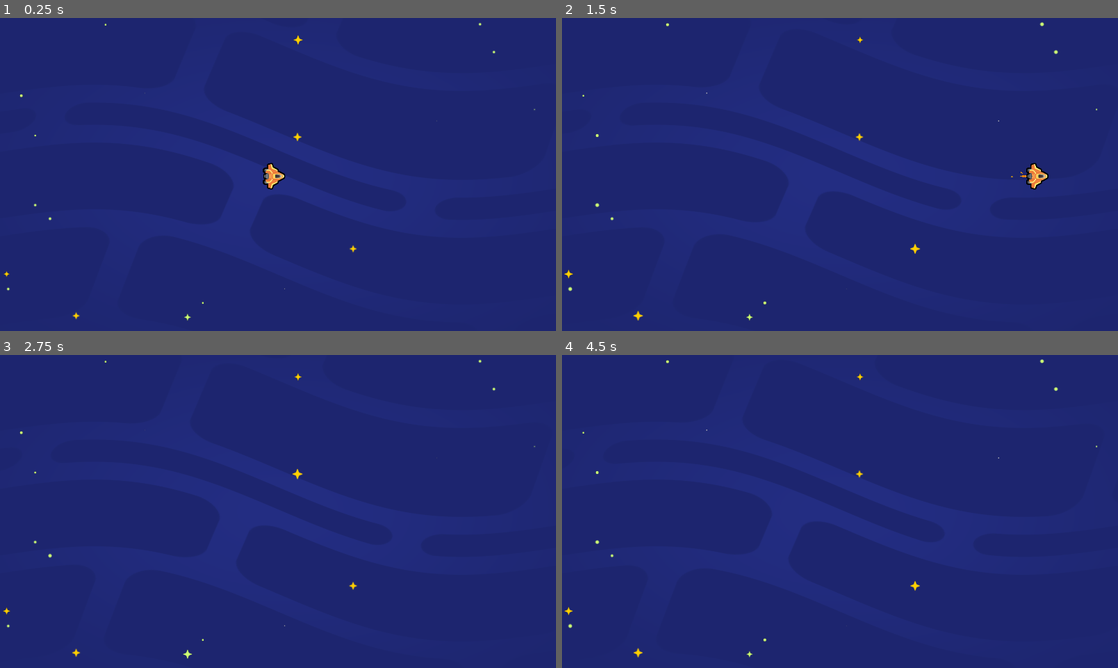
Above: before the commit, frames 1-4 (two rows, left to right).
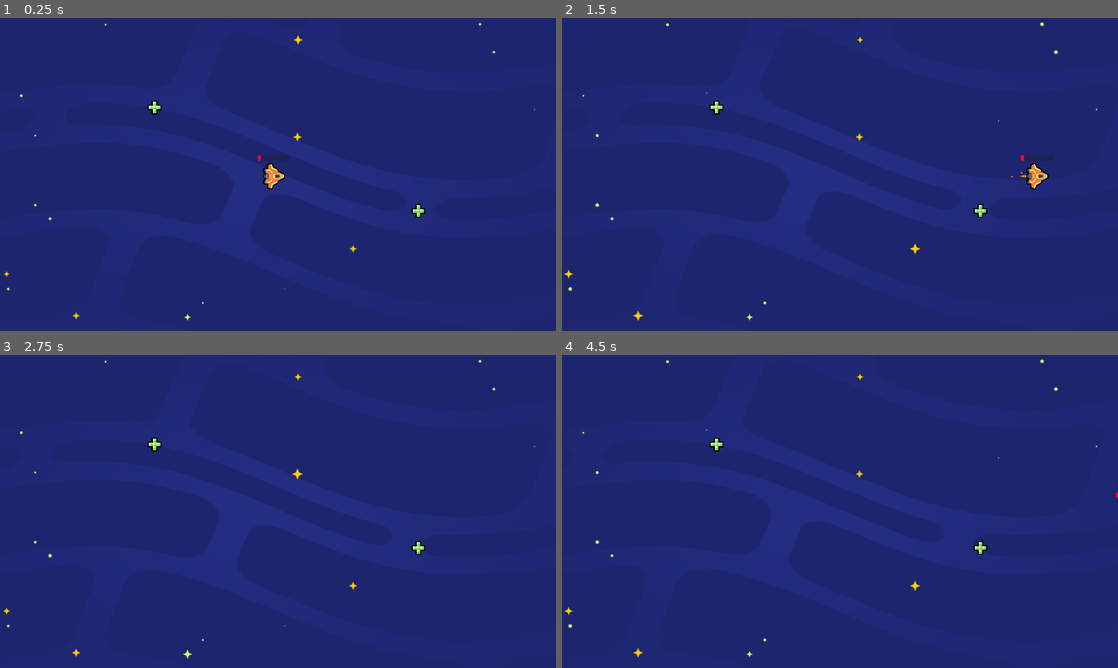
Above: after the commit, the same moments.

Repository: jonathanngkh/gdquest-jon
Game: Godot game, scene res://lessons/space_level.tscn
The game is run twice, just before and just after one commit, with the same random seed, the same clock (stepped at 60 frames per second) and the same inputs.
Inputs (mouse positions are in pixels of both pictures, inside the frame that each line leads up to):
- Up to frame 1 (0.25 s): no input
- Up to frame 2 (1.5 s): tap Enter at 0.5 s; move the mouse to (962, 158) at 0.52 s; press the mouse at (962, 158) at 0.53 s; hold D (move_right) 0.53-1.25 s; tap Space at 0.77 s; release the mouse at (962, 158) at 1.25 s; drag from (728, 190) to (984, 177) at 1.27 s
- Up to frame 3 (2.75 s): move the mouse to (333, 442) at 2.02 s; hold D (move_right) from 2.03 s (still down); tap Z at 2.1 s
- Up to frame 4 (4.5 s): release D (move_right) at 2.75 s; drag from (812, 574) to (673, 464) at 2.77 s; tap Space at 3.5, 3.77 s; move the mouse to (1006, 558) at 3.52 s; hold A (move_left) 3.53-4.25 s; hold Right mouse button (right_click) 3.53-4.25 s; drag from (673, 464) to (756, 433) at 4.27 s

The runs differ from the first frame. In frame 1, 0.2% of the frame differs, in the area x 26-77%, y 26-64%; in frame 2, 0.2%, in the area x 26-89%, y 26-64%; in frame 3, 0.1%; in frame 4, 0.2%.

Commit message:
health packs add health

Diff:
--- a/M05.loot_it_all_workbook/lessons/ship.gd
+++ b/M05.loot_it_all_workbook/lessons/ship.gd
@@ -1,9 +1,19 @@
 extends Area2D
+
+@onready var sprite_2d: Sprite2D = $Sprite2D
+@onready var collision_polygon_2d: CollisionPolygon2D = $CollisionPolygon2D
+@onready var health_bar: ProgressBar = $UI/HealthBar
 
 
 var max_speed := 1200.0
 var velocity := Vector2(0, 0)
 var steering_factor := 3.0
+var health := 10.0
+var heal_amount := 10
+
+func _ready() -> void:
+	area_entered.connect(_on_area_entered)
+	set_health(health)
 
 
 func _process(delta: float) -> void:
@@ -20,4 +30,14 @@
 	position += velocity * delta
 
 	if velocity.length() > 0.0:
-		rotation = velocity.angle()
+		sprite_2d.rotation = velocity.angle()
+		collision_polygon_2d.rotation = velocity.angle()
+
+
+func _on_area_entered(area_that_entered: Area2D) -> void:
+	set_health(health + heal_amount)
+
+
+func set_health(new_health: int) -> void:
+	health = new_health
+	health_bar.value = health
--- a/M05.loot_it_all_workbook/lessons/ship.tscn
+++ b/M05.loot_it_all_workbook/lessons/ship.tscn
@@ -1,9 +1,16 @@
-[gd_scene load_steps=5 format=3 uid="uid://dmv50krf4bo5r"]
+[gd_scene load_steps=6 format=3 uid="uid://dmv50krf4bo5r"]
 
 [ext_resource type="Texture2D" uid="uid://bniyrxn3r2v8h" path="res://assets/ship.png" id="3_pdppw"]
 [ext_resource type="Script" path="res://lessons/ship.gd" id="4_p1sls"]
 [ext_resource type="PackedScene" uid="uid://dgf54k70yiiff" path="res://assets/ship_visual_effects/main_thruster/main_thruster.tscn" id="5_q7c3l"]
 [ext_resource type="PackedScene" uid="uid://bklom8bhpxg4h" path="res://assets/ship_visual_effects/side_thruster/side_thruster.tscn" id="6_1updt"]
+
+[sub_resource type="StyleBoxFlat" id="StyleBoxFlat_lcifr"]
+bg_color = Color(0.996078, 0, 0.231373, 1)
+corner_radius_top_left = 4
+corner_radius_top_right = 4
+corner_radius_bottom_right = 4
+corner_radius_bottom_left = 4
 
 [node name="Ship" type="Area2D"]
 script = ExtResource("4_p1sls")
@@ -25,3 +32,19 @@
 
 [node name="CollisionPolygon2D" type="CollisionPolygon2D" parent="."]
 polygon = PackedVector2Array(-8, -40, 40, 0, -8, 40, -32, 24, -32, -24)
+
+[node name="UI" type="Control" parent="."]
+layout_mode = 3
+anchors_preset = 0
+offset_right = 40.0
+offset_bottom = 40.0
+
+[node name="HealthBar" type="ProgressBar" parent="UI"]
+layout_mode = 0
+offset_left = -56.0
+offset_top = -72.0
+offset_right = 56.0
+offset_bottom = -53.0
+theme_override_styles/fill = SubResource("StyleBoxFlat_lcifr")
+value = 50.0
+show_percentage = false
--- a/M05.loot_it_all_workbook/lessons/space_level.tscn
+++ b/M05.loot_it_all_workbook/lessons/space_level.tscn
@@ -1,6 +1,7 @@
-[gd_scene load_steps=3 format=3 uid="uid://btkjymc78ap8d"]
+[gd_scene load_steps=4 format=3 uid="uid://btkjymc78ap8d"]
 
 [ext_resource type="PackedScene" uid="uid://dmv50krf4bo5r" path="res://lessons/ship.tscn" id="2_2j1u5"]
+[ext_resource type="PackedScene" uid="uid://b1xvlrrvvwkn7" path="res://lessons/health_pack.tscn" id="3_d7jaf"]
 [ext_resource type="PackedScene" uid="uid://bxfevggvxo634" path="res://assets/background/space_background.tscn" id="3_e6xy1"]
 
 [node name="Level" type="Node2D"]
@@ -9,3 +10,9 @@
 position = Vector2(946, 546)
 
 [node name="SpaceBackground" parent="." instance=ExtResource("3_e6xy1")]
+
+[node name="HealthPack" parent="." instance=ExtResource("3_d7jaf")]
+position = Vector2(534, 309)
+
+[node name="HealthPack2" parent="." instance=ExtResource("3_d7jaf")]
+position = Vector2(1445, 666)
--- a/M05.loot_it_all_workbook/practices/L5.P1.code_an_energy_pack/code_an_energy_pack.tscn
+++ b/M05.loot_it_all_workbook/practices/L5.P1.code_an_energy_pack/code_an_energy_pack.tscn
@@ -1,28 +1,22 @@
-[gd_scene load_steps=5 format=3]
+[gd_scene load_steps=3 format=3 uid="uid://bbqn8hu5pys4x"]
 
 [ext_resource type="PackedScene" path="res://practices/L5.P1.code_an_energy_pack/ship_energy_pack.tscn" id="1_3lv1h"]
-[ext_resource type="Script" path="res://practices/L5.P1.code_an_energy_pack/ship_energy_pack.gd" id="2_bxql5"]
 [ext_resource type="PackedScene" path="res://practices/L5.P1.code_an_energy_pack/energy_pack.tscn" id="3_sj5u3"]
-[ext_resource type="Script" path="res://practices/L5.P1.code_an_energy_pack/energy_pack.gd" id="4_o6rj6"]
 
 [node name="CodeAnEnergyPack" type="Node2D"]
 position = Vector2(960, 540)
 
-[node name="ShipEnergyPack" type="Area2D" parent="." instance=ExtResource("1_3lv1h")]
+[node name="ShipEnergyPack" parent="." instance=ExtResource("1_3lv1h")]
 position = Vector2(-556, 0)
-script = ExtResource("2_bxql5")
 
-[node name="EnergyPack" type="Area2D" parent="." instance=ExtResource("3_sj5u3")]
+[node name="EnergyPack" parent="." instance=ExtResource("3_sj5u3")]
 position = Vector2(-221, -1)
-script = ExtResource("4_o6rj6")
 
-[node name="EnergyPack2" type="Area2D" parent="." instance=ExtResource("3_sj5u3")]
+[node name="EnergyPack2" parent="." instance=ExtResource("3_sj5u3")]
 position = Vector2(2, -1)
-script = ExtResource("4_o6rj6")
 
-[node name="EnergyPack3" type="Area2D" parent="." instance=ExtResource("3_sj5u3")]
+[node name="EnergyPack3" parent="." instance=ExtResource("3_sj5u3")]
 position = Vector2(197, -1)
-script = ExtResource("4_o6rj6")
 
 [node name="ExtraVisuals" type="Node" parent="."]
 
--- a/M05.loot_it_all_workbook/practices/L5.P1.code_an_energy_pack/ship_energy_pack.gd
+++ b/M05.loot_it_all_workbook/practices/L5.P1.code_an_energy_pack/ship_energy_pack.gd
@@ -9,6 +9,7 @@
 
 func _ready() -> void:
 	get_node("UI/EnergyBar").value = energy
+	area_entered.connect(_on_area_entered)
 
 
 func _process(delta: float) -> void:
@@ -24,4 +25,5 @@
 
 
 func _on_area_entered(area: Area2D) -> void:
-	pass
+	energy += 20.0
+	$UI/EnergyBar.value =energy
